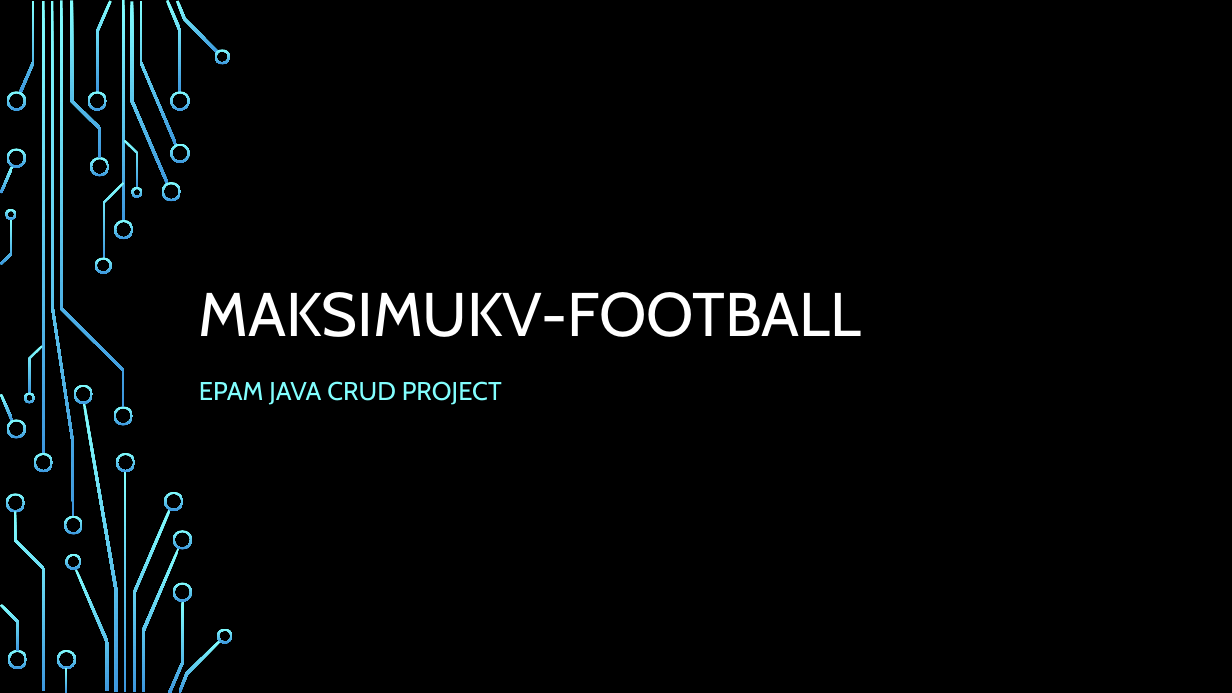
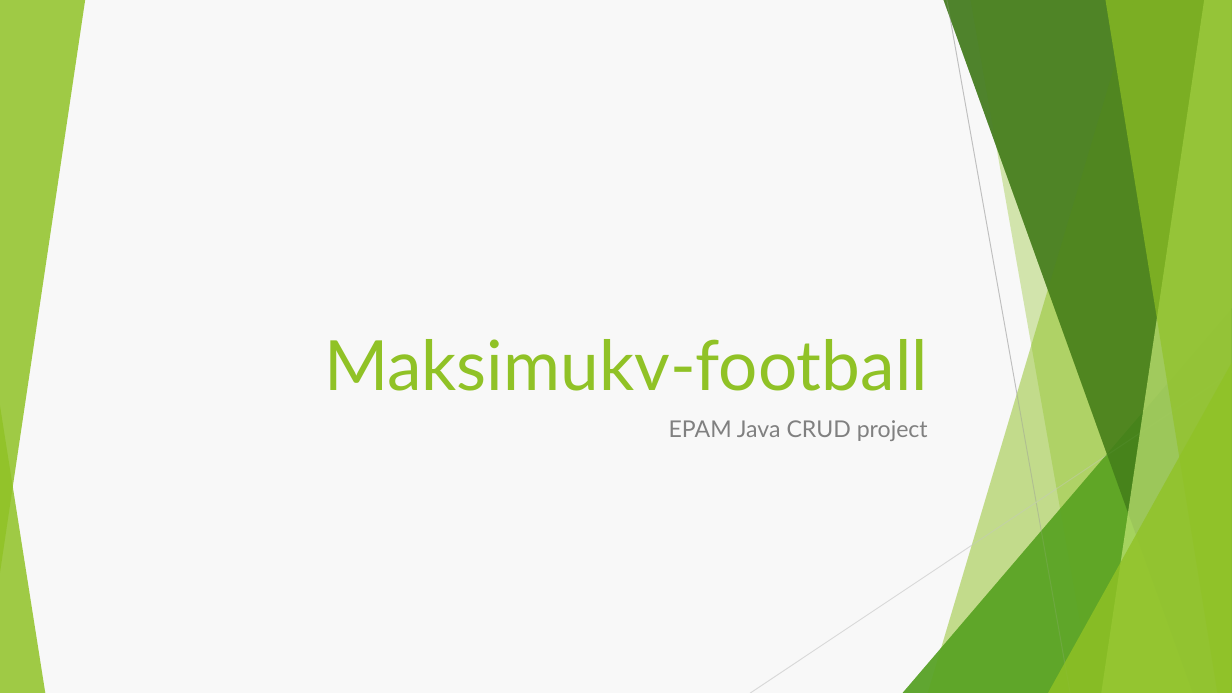
Before and after one commit to Brest-Java-Course-2021/MaksimukV-football, a slide deck: slide 1 of documentation/about/Maksimukv-football-shortened.pptx. Drawn at 1232x693 pixels with LibreOffice and Linux fonts; fonts in the diff are those of the drawing; background and template pictures are left out. Boxes give left, top, right and bottom in pixels: in the first picture for what was removed or moved away, otherwise in the second. Text is boxed around its words. In the diff, an @@ line names an element or a change of style, - is before the commit and + after.

```diff
--- a/documentation/about/Maksimukv-football-shortened.pptx
+++ b/documentation/about/Maksimukv-football-shortened.pptx
@@ background picture (left out) to #F8F8F8 @@
@@ group added at box(0, 0, 1232, 693): 5 freeform shapes, 3 triangles, 2 lines @@
@@ title at box(324, 339, 928, 391): text changed; size 48 to 54 pt; font Cabin to Lato; text colour #FFFFFF to #90C226 @@
-MAKSIMUKV-FOOTBALL
+Maksimukv-football
@@ group added at box(0, 0, 1232, 693): 5 freeform shapes, 3 triangles @@
@@ subtitle at box(669, 420, 928, 441): text changed; size 20 to 18 pt; font Cabin to Lato; text colour #82FFFF to #808080 @@
-EPAM JAVA CRUD PROJECT
+EPAM Java CRUD project
@@ group removed at box(0, 0, 233, 693): 50 freeform shapes, 4 rectangles @@
```
Also in this commit, not shown: 1 other slide changed, 5 slides added, 9 slides removed, 9 other files.
